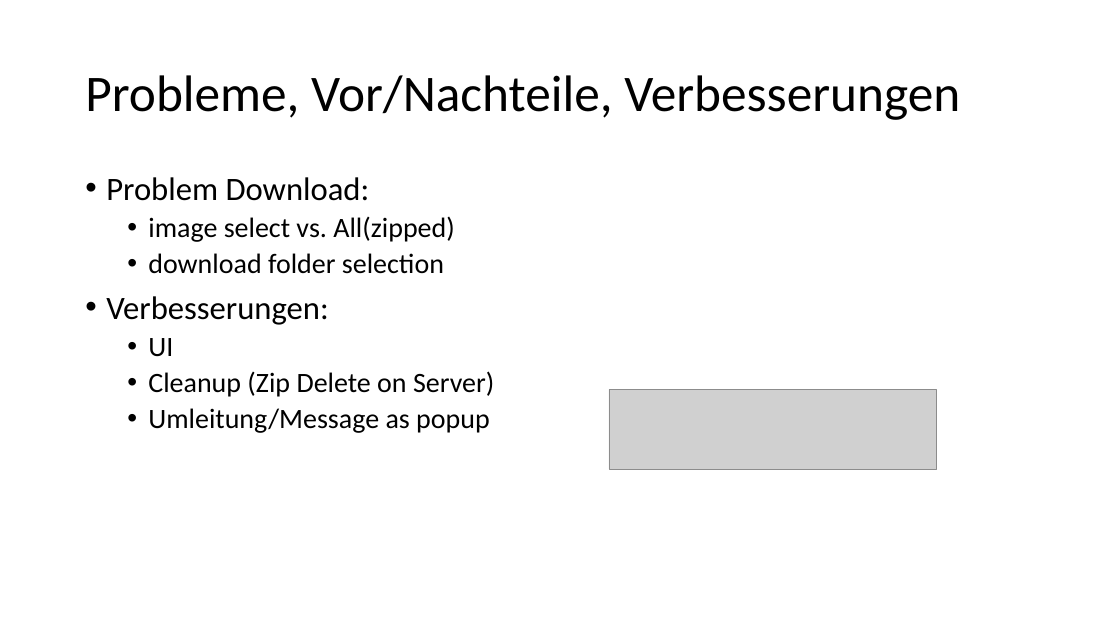
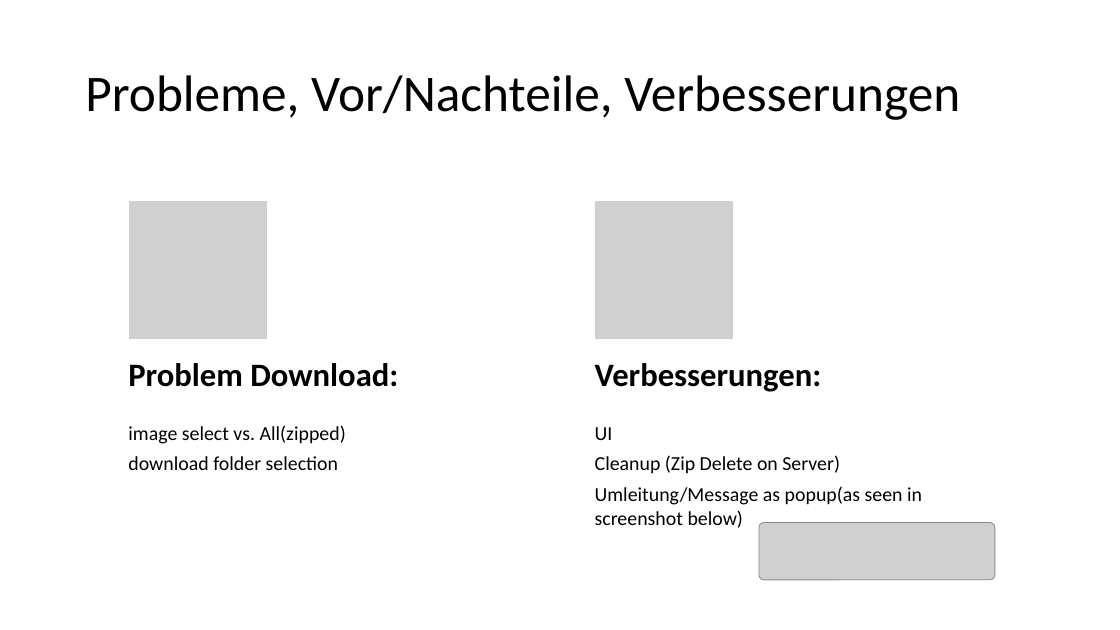
Before and after one commit to Dripper7/SWE_SchildbeckStiblHeld, a slide deck: slide 2 of vers_0001.pptx. Drawn at 1120x630 pixels with LibreOffice and Linux fonts; fonts in the diff are those of the drawing; grey boxes stand for pictures. Boxes give left, top, right and bottom in pixels: in the first picture for what was removed or moved away, otherwise in the second. Text is boxed around its words. In the diff, an @@ line names an element or a change of style, - is before the commit and + after.

Commit message:
sum change to ppt

```diff
--- a/vers_0001.pptx
+++ b/vers_0001.pptx
@@ text removed at bbox=[106, 177, 494, 433] @@
-• Problem Download:
-  • image select vs. All(zipped)
-  • download folder selection
-• Verbesserungen:
-  • UI
-  • Cleanup (Zip Delete on Server)
-  • Umleitung/Message as popup
@@ group added at bbox=[128, 201, 922, 528]: 4 texts, 2 pictures @@
+Problem Download:
+image select vs. All(zipped)
+download folder selection
+Verbesserungen:
+UI
+Cleanup (Zip Delete on Server)
+Umleitung/Message as popup(as seen in screenshot below)
@@ picture: place and size @@
-picture at bbox=[609, 390, 937, 470]
+picture at bbox=[760, 523, 996, 580]
```
Also in this commit, not shown: 6 slides added, 6 slides removed, 1 other file.
